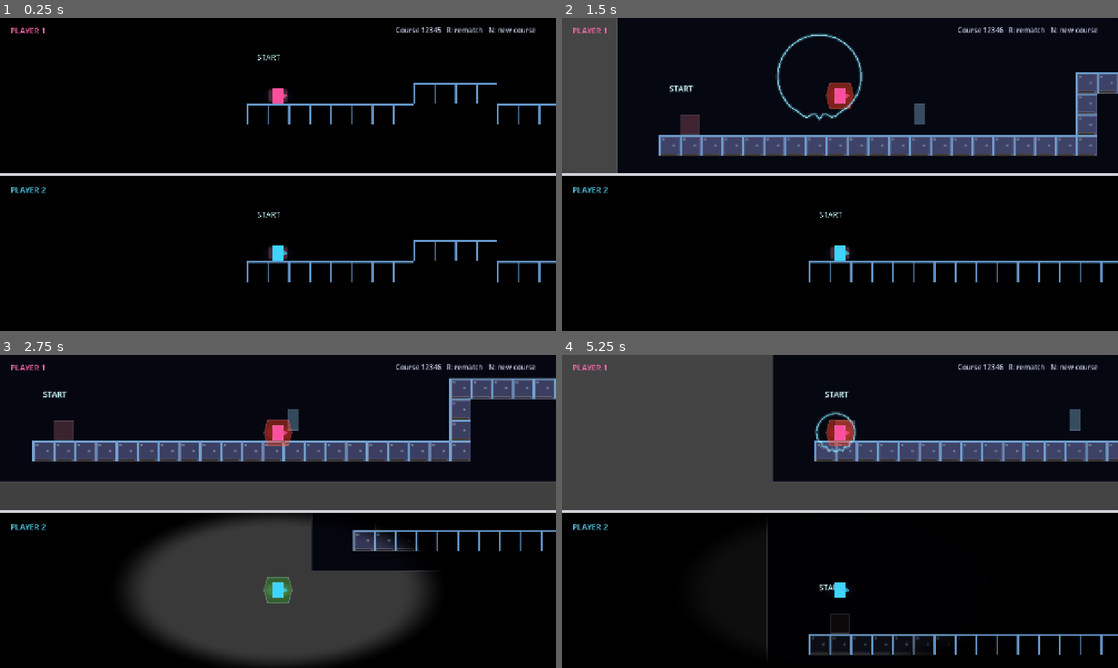
Above: before the commit, frames 1-4 (two rows, left to right).
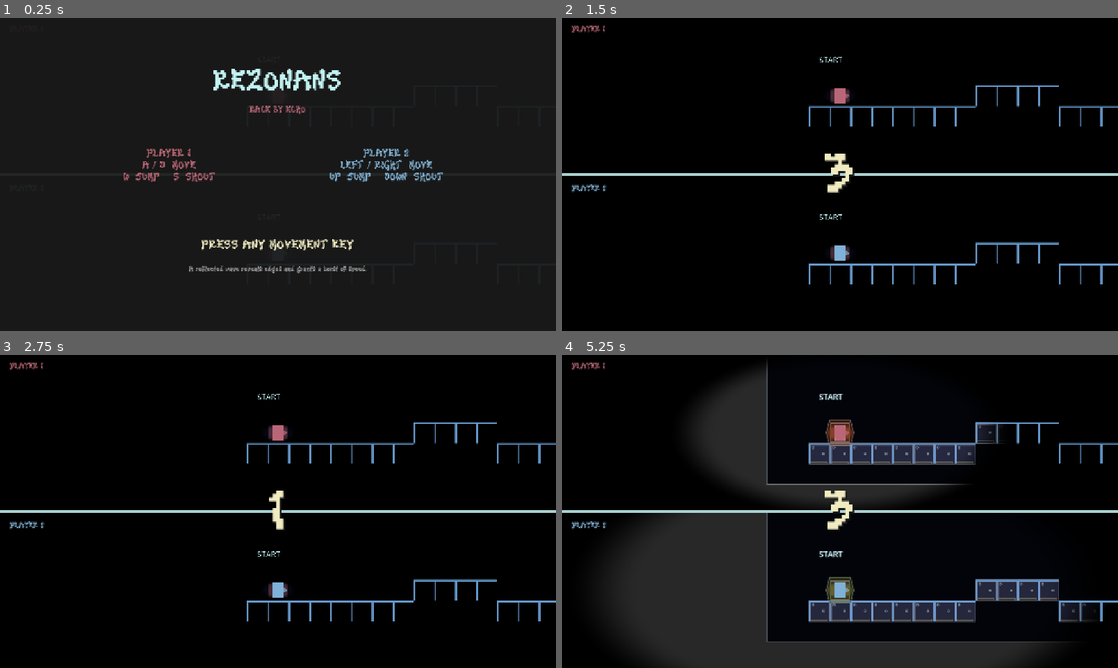
Above: after the commit, the same moments.

Repository: ketr4x/Haven
Game: Godot game, scene res://scenes/game/race.tscn
The game is run twice, just before and just after one commit, with the same random seed, the same clock (stepped at 60 frames per second) and the same inputs.
Inputs:
- Up to frame 1 (0.25 s): no input
- Up to frame 2 (1.5 s): tap Enter at 0.5 s; hold N (new_seed) 0.53-1.28 s; hold D (p1_right) from 0.53 s (still down); tap W (p1_jump) at 0.77, 1.07 s; tap S (p1_shout) at 0.8, 1.35 s
- Up to frame 3 (2.75 s): tap W (p1_jump) at 1.52, 1.82 s; tap Left (p2_left) at 1.55 s; release D (p1_right) at 2.03 s; hold A (p1_left) from 2.03 s (still down); hold Left (p2_left) from 2.03 s (still down); tap Right (p2_right) at 2.3 s
- Up to frame 4 (5.25 s): release A (p1_left) at 2.78 s; release Left (p2_left) at 2.78 s; hold D (p1_right) 2.78-4.28 s; tap Right (p2_right) at 2.85 s; tap W (p1_jump) at 3.02, 3.32, 3.77, 3.8, 4.07, 4.35, 4.52, 4.82 s; tap Down (p2_shout) at 3.05 s; hold Down (p2_shout) 3.53-4.28 s; tap Escape (pause) at 4.15 s; hold A (p1_left) 4.28-5.03 s; tap Up (p2_jump) at 4.55 s; tap R (restart) at 4.9 s; tap Enter at 5 s; hold D (p1_right) from 5.03 s (still down); hold Up (p2_jump) from 5.03 s (still down)

The runs differ from the first frame. In frame 1, 7.2% of the frame differs, in the area x 0-100%, y 2-86%; in frame 2, 16%; in frame 3, 38%; in frame 4, 52%, in the area x 0-100%, y 0-100%.

Commit message:
Add title countdown and pause flow

Diff:
--- a/scenes/game/race.tscn
+++ b/scenes/game/race.tscn
@@ -1,7 +1,8 @@
-[gd_scene load_steps=3 format=3]
+[gd_scene load_steps=4 format=3]
 
 [ext_resource type="Script" path="res://scripts/game/race.gd" id="1_race"]
 [ext_resource type="PackedScene" path="res://scenes/game/player_world.tscn" id="2_player_world"]
+[ext_resource type="FontFile" path="res://assets/fonts/kiwi_soda.ttf" id="3_font"]
 
 [node name="Race" type="Control"]
 layout_mode = 3
@@ -46,7 +47,7 @@
 right_action = &"p1_right"
 jump_action = &"p1_jump"
 shout_action = &"p1_shout"
-player_color = Color(1, 0.32, 0.62, 1)
+player_color = Color(0.74902, 0.411765, 0.47451, 1)
 
 [node name="Divider" type="ColorRect" parent="Presentation/SplitScreen"]
 layout_mode = 1
@@ -58,7 +59,7 @@
 offset_bottom = 2.0
 grow_horizontal = 2
 grow_vertical = 2
-color = Color(0.96, 0.96, 1, 0.8)
+color = Color(0.760784, 0.94902, 0.94902, 0.8)
 mouse_filter = 2
 
 [node name="BottomContainer" type="SubViewportContainer" parent="Presentation/SplitScreen"]
@@ -85,7 +86,7 @@
 right_action = &"p2_right"
 jump_action = &"p2_jump"
 shout_action = &"p2_shout"
-player_color = Color(0.25, 0.85, 1, 1)
+player_color = Color(0.509804, 0.709804, 0.85098, 1)
 
 [node name="GlobalUi" type="CanvasLayer" parent="."]
 
@@ -94,7 +95,8 @@
 offset_top = 16.0
 offset_right = 260.0
 offset_bottom = 48.0
-theme_override_colors/font_color = Color(1, 0.42, 0.68, 1)
+theme_override_colors/font_color = Color(0.74902, 0.411765, 0.47451, 1)
+theme_override_fonts/font = ExtResource("3_font")
 theme_override_font_sizes/font_size = 18
 text = "PLAYER 1"
 
@@ -103,7 +105,8 @@
 offset_top = 382.0
 offset_right = 260.0
 offset_bottom = 414.0
-theme_override_colors/font_color = Color(0.35, 0.87, 1, 1)
+theme_override_colors/font_color = Color(0.509804, 0.709804, 0.85098, 1)
+theme_override_fonts/font = ExtResource("3_font")
 theme_override_font_sizes/font_size = 18
 text = "PLAYER 2"
 
@@ -112,15 +115,210 @@
 offset_top = 16.0
 offset_right = 1234.0
 offset_bottom = 48.0
-theme_override_colors/font_color = Color(0.8, 0.83, 0.94, 1)
+theme_override_colors/font_color = Color(0.760784, 0.94902, 0.94902, 1)
+theme_override_fonts/font = ExtResource("3_font")
 theme_override_font_sizes/font_size = 16
 horizontal_alignment = 2
 
-[node name="Winner" type="Label" parent="GlobalUi"]
-offset_left = 230.0
-offset_top = 328.0
-offset_right = 1050.0
-offset_bottom = 370.0
-theme_override_colors/font_color = Color(1, 0.78, 0.3, 1)
+[node name="Countdown" type="Label" parent="GlobalUi"]
+visible = false
+offset_left = 520.0
+offset_top = 278.0
+offset_right = 760.0
+offset_bottom = 442.0
+theme_override_colors/font_color = Color(0.941176, 0.921569, 0.752941, 1)
+theme_override_colors/font_shadow_color = Color(0.101961, 0.101961, 0.101961, 1)
+theme_override_constants/shadow_offset_x = 4
+theme_override_constants/shadow_offset_y = 4
+theme_override_fonts/font = ExtResource("3_font")
+theme_override_font_sizes/font_size = 128
+text = "3"
+horizontal_alignment = 1
+vertical_alignment = 1
+
+[node name="TitlePanel" type="Control" parent="GlobalUi"]
+layout_mode = 3
+anchors_preset = 15
+anchor_right = 1.0
+anchor_bottom = 1.0
+grow_horizontal = 2
+grow_vertical = 2
+mouse_filter = 2
+
+[node name="Shade" type="ColorRect" parent="GlobalUi/TitlePanel"]
+layout_mode = 1
+anchors_preset = 15
+anchor_right = 1.0
+anchor_bottom = 1.0
+grow_horizontal = 2
+grow_vertical = 2
+color = Color(0.101961, 0.101961, 0.101961, 0.94)
+
+[node name="Title" type="Label" parent="GlobalUi/TitlePanel"]
+layout_mode = 0
+offset_left = 268.0
+offset_top = 114.0
+offset_right = 1012.0
+offset_bottom = 198.0
+theme_override_colors/font_color = Color(0.760784, 0.94902, 0.94902, 1)
+theme_override_fonts/font = ExtResource("3_font")
+theme_override_font_sizes/font_size = 64
+text = "REZONANS"
+horizontal_alignment = 1
+
+[node name="Tagline" type="Label" parent="GlobalUi/TitlePanel"]
+layout_mode = 0
+offset_left = 280.0
+offset_top = 201.0
+offset_right = 1000.0
+offset_bottom = 232.0
+theme_override_colors/font_color = Color(0.74902, 0.411765, 0.47451, 1)
+theme_override_fonts/font = ExtResource("3_font")
+theme_override_font_sizes/font_size = 20
+text = "RACE BY ECHO"
+horizontal_alignment = 1
+
+[node name="PlayerOneControls" type="Label" parent="GlobalUi/TitlePanel"]
+layout_mode = 0
+offset_left = 190.0
+offset_top = 300.0
+offset_right = 590.0
+offset_bottom = 410.0
+theme_override_colors/font_color = Color(0.74902, 0.411765, 0.47451, 1)
+theme_override_fonts/font = ExtResource("3_font")
 theme_override_font_sizes/font_size = 24
-horizontal_alignment = 1
+text = "PLAYER 1\nA / D  MOVE\nW  JUMP    S  SHOUT"
+horizontal_alignment = 1
+
+[node name="PlayerTwoControls" type="Label" parent="GlobalUi/TitlePanel"]
+layout_mode = 0
+offset_left = 690.0
+offset_top = 300.0
+offset_right = 1090.0
+offset_bottom = 410.0
+theme_override_colors/font_color = Color(0.509804, 0.709804, 0.85098, 1)
+theme_override_fonts/font = ExtResource("3_font")
+theme_override_font_sizes/font_size = 24
+text = "PLAYER 2\nLEFT / RIGHT  MOVE\nUP  JUMP    DOWN  SHOUT"
+horizontal_alignment = 1
+
+[node name="Prompt" type="Label" parent="GlobalUi/TitlePanel"]
+layout_mode = 0
+offset_left = 210.0
+offset_top = 506.0
+offset_right = 1070.0
+offset_bottom = 554.0
+theme_override_colors/font_color = Color(0.941176, 0.921569, 0.752941, 1)
+theme_override_fonts/font = ExtResource("3_font")
+theme_override_font_sizes/font_size = 30
+text = "PRESS ANY MOVEMENT KEY"
+horizontal_alignment = 1
+
+[node name="Hint" type="Label" parent="GlobalUi/TitlePanel"]
+layout_mode = 0
+offset_left = 250.0
+offset_top = 570.0
+offset_right = 1030.0
+offset_bottom = 598.0
+theme_override_colors/font_color = Color(0.635294, 0.635294, 0.635294, 1)
+theme_override_fonts/font = ExtResource("3_font")
+theme_override_font_sizes/font_size = 16
+text = "A reflected wave reveals edges and grants a burst of speed."
+horizontal_alignment = 1
+
+[node name="PausePanel" type="Control" parent="GlobalUi"]
+visible = false
+layout_mode = 3
+anchors_preset = 15
+anchor_right = 1.0
+anchor_bottom = 1.0
+grow_horizontal = 2
+grow_vertical = 2
+mouse_filter = 2
+
+[node name="Shade" type="ColorRect" parent="GlobalUi/PausePanel"]
+layout_mode = 1
+anchors_preset = 15
+anchor_right = 1.0
+anchor_bottom = 1.0
+grow_horizontal = 2
+grow_vertical = 2
+color = Color(0.101961, 0.101961, 0.101961, 0.82)
+
+[node name="Title" type="Label" parent="GlobalUi/PausePanel"]
+layout_mode = 0
+offset_left = 360.0
+offset_top = 278.0
+offset_right = 920.0
+offset_bottom = 358.0
+theme_override_colors/font_color = Color(0.941176, 0.921569, 0.752941, 1)
+theme_override_fonts/font = ExtResource("3_font")
+theme_override_font_sizes/font_size = 56
+text = "PAUSED"
+horizontal_alignment = 1
+
+[node name="Hint" type="Label" parent="GlobalUi/PausePanel"]
+layout_mode = 0
+offset_left = 360.0
+offset_top = 372.0
+offset_right = 920.0
+offset_bottom = 404.0
+theme_override_colors/font_color = Color(0.760784, 0.94902, 0.94902, 1)
+theme_override_fonts/font = ExtResource("3_font")
+theme_override_font_sizes/font_size = 20
+text = "ESC TO RESUME"
+horizontal_alignment = 1
+
+[node name="ResultPanel" type="Control" parent="GlobalUi"]
+visible = false
+layout_mode = 3
+anchors_preset = 15
+anchor_right = 1.0
+anchor_bottom = 1.0
+grow_horizontal = 2
+grow_vertical = 2
+mouse_filter = 2
+
+[node name="Shade" type="ColorRect" parent="GlobalUi/ResultPanel"]
+layout_mode = 1
+anchors_preset = 15
+anchor_right = 1.0
+anchor_bottom = 1.0
+grow_horizontal = 2
+grow_vertical = 2
+color = Color(0.101961, 0.101961, 0.101961, 0.88)
+
+[node name="Winner" type="Label" parent="GlobalUi/ResultPanel"]
+layout_mode = 0
+offset_left = 260.0
+offset_top = 208.0
+offset_right = 1020.0
+offset_bottom = 284.0
+theme_override_colors/font_color = Color(0.941176, 0.921569, 0.752941, 1)
+theme_override_fonts/font = ExtResource("3_font")
+theme_override_font_sizes/font_size = 52
+horizontal_alignment = 1
+
+[node name="Reminder" type="Label" parent="GlobalUi/ResultPanel"]
+layout_mode = 0
+offset_left = 250.0
+offset_top = 322.0
+offset_right = 1030.0
+offset_bottom = 354.0
+theme_override_colors/font_color = Color(0.760784, 0.94902, 0.94902, 1)
+theme_override_fonts/font = ExtResource("3_font")
+theme_override_font_sizes/font_size = 20
+text = "CATCH YOUR BOUNCED WAVE FOR A BOOST"
+horizontal_alignment = 1
+
+[node name="Actions" type="Label" parent="GlobalUi/ResultPanel"]
+layout_mode = 0
+offset_left = 220.0
+offset_top = 432.0
+offset_right = 1060.0
+offset_bottom = 490.0
+theme_override_colors/font_color = Color(0.74902, 0.411765, 0.47451, 1)
+theme_override_fonts/font = ExtResource("3_font")
+theme_override_font_sizes/font_size = 28
+text = "R  REMATCH        N  NEW COURSE"
+horizontal_alignment = 1
--- a/scripts/game/player_world.gd
+++ b/scripts/game/player_world.gd
@@ -41,6 +41,11 @@
 
 func generate_course(seed: int) -> void:
 	_generator.generate_course(seed)
+
+
+func set_race_active(is_active: bool) -> void:
+	_player.set_physics_process(is_active)
+	_finish_area.monitoring = is_active
 
 
 func _on_footstep_emitted(origin: Vector2, direction: Vector2, loudness: float) -> void:
--- a/scripts/game/race.gd
+++ b/scripts/game/race.gd
@@ -1,39 +1,126 @@
 extends Control
+
+enum RaceState {
+	TITLE,
+	COUNTDOWN,
+	RACING,
+	PAUSED,
+	FINISHED,
+}
+
+@export var initial_seed: int = 12_345
+@export_range(1.0, 5.0, 0.1) var countdown_duration: float = 3.0
 
 @onready var _player_one_world: PlayerWorld = $Presentation/SplitScreen/TopContainer/TopViewport/PlayerOneWorld
 @onready var _player_two_world: PlayerWorld = $Presentation/SplitScreen/BottomContainer/BottomViewport/PlayerTwoWorld
 @onready var _seed_label: Label = $GlobalUi/Seed
-@onready var _winner_label: Label = $GlobalUi/Winner
+@onready var _winner_label: Label = $GlobalUi/ResultPanel/Winner
+@onready var _title_panel: Control = $GlobalUi/TitlePanel
+@onready var _countdown_label: Label = $GlobalUi/Countdown
+@onready var _pause_panel: Control = $GlobalUi/PausePanel
+@onready var _result_panel: Control = $GlobalUi/ResultPanel
 
-var _seed: int = 12_345
-var _race_finished: bool = false
+var _seed: int = 0
+var _race_state: RaceState = RaceState.TITLE
+var _countdown_remaining: float = 0.0
 
 func _ready() -> void:
+	process_mode = Node.PROCESS_MODE_ALWAYS
 	_player_one_world.player_finished.connect(_on_player_finished)
 	_player_two_world.player_finished.connect(_on_player_finished)
+	_seed = initial_seed
 	_generate_race(_seed)
+	_set_race_state(RaceState.TITLE)
+
+
+func _process(delta: float) -> void:
+	if _race_state != RaceState.COUNTDOWN:
+		return
+
+	_countdown_remaining = maxf(0.0, _countdown_remaining - delta)
+	_countdown_label.text = str(maxi(1, ceili(_countdown_remaining)))
+	if is_zero_approx(_countdown_remaining):
+		_set_race_state(RaceState.RACING)
 
 
 func _unhandled_input(event: InputEvent) -> void:
-	if event.is_action_pressed(&"restart"):
-		_generate_race(_seed)
+	if event.is_action_pressed(&"pause"):
+		_toggle_pause()
 		get_viewport().set_input_as_handled()
-	elif event.is_action_pressed(&"new_seed"):
-		_generate_race(_seed + 1)
+		return
+
+	if _race_state in [RaceState.RACING, RaceState.PAUSED, RaceState.FINISHED]:
+		if event.is_action_pressed(&"restart"):
+			_restart_course(false)
+			get_viewport().set_input_as_handled()
+			return
+		if event.is_action_pressed(&"new_seed"):
+			_restart_course(true)
+			get_viewport().set_input_as_handled()
+			return
+
+	if _race_state == RaceState.TITLE and _is_start_input(event):
+		_start_countdown()
 		get_viewport().set_input_as_handled()
+		return
 
 
 func _generate_race(seed: int) -> void:
 	_seed = seed
-	_race_finished = false
+	_seed_label.text = ""
 	_winner_label.text = ""
-	_seed_label.text = "Course %d   R: rematch   N: new course" % _seed
 	_player_one_world.generate_course(_seed)
 	_player_two_world.generate_course(_seed)
 
 
+func _restart_course(use_new_seed: bool) -> void:
+	get_tree().paused = false
+	var next_seed := _seed + 1 if use_new_seed else _seed
+	_generate_race(next_seed)
+	_set_race_state(RaceState.TITLE)
+
+
+func _start_countdown() -> void:
+	_countdown_remaining = countdown_duration
+	_countdown_label.text = str(ceili(_countdown_remaining))
+	_set_race_state(RaceState.COUNTDOWN)
+
+
+func _toggle_pause() -> void:
+	if _race_state == RaceState.PAUSED:
+		get_tree().paused = false
+		_set_race_state(RaceState.RACING)
+	elif _race_state == RaceState.RACING:
+		get_tree().paused = true
+		_set_race_state(RaceState.PAUSED)
+
+
+func _set_race_state(next_state: RaceState) -> void:
+	_race_state = next_state
+	_title_panel.visible = next_state == RaceState.TITLE
+	_countdown_label.visible = next_state == RaceState.COUNTDOWN
+	_pause_panel.visible = next_state == RaceState.PAUSED
+	_result_panel.visible = next_state == RaceState.FINISHED
+
+	var is_racing := next_state == RaceState.RACING
+	_player_one_world.set_race_active(is_racing)
+	_player_two_world.set_race_active(is_racing)
+
+
+func _is_start_input(event: InputEvent) -> bool:
+	return event.is_action_pressed(&"p1_left") \
+		or event.is_action_pressed(&"p1_right") \
+		or event.is_action_pressed(&"p1_jump") \
+		or event.is_action_pressed(&"p1_shout") \
+		or event.is_action_pressed(&"p2_left") \
+		or event.is_action_pressed(&"p2_right") \
+		or event.is_action_pressed(&"p2_jump") \
+		or event.is_action_pressed(&"p2_shout")
+
+
 func _on_player_finished(player_number: int) -> void:
-	if _race_finished:
+	if _race_state != RaceState.RACING:
 		return
-	_race_finished = true
-	_winner_label.text = "PLAYER %d WINS!  R: REMATCH  ·  N: NEW COURSE" % player_number
+
+	_winner_label.text = "PLAYER %d WINS" % player_number
+	_set_race_state(RaceState.FINISHED)
--- a/tests/race_shell_check.gd
+++ b/tests/race_shell_check.gd
@@ -4,6 +4,7 @@
 
 func _initialize() -> void:
 	var race := RACE_SCENE.instantiate()
+	race.countdown_duration = 3.0
 	root.add_child(race)
 	await physics_frame
 
@@ -14,6 +15,8 @@
 	var finish_area := player_one_world.get_node("FinishArea") as FinishArea
 	var player_one := player_one_world.get_node("Player") as RezonansPlayer
 
+	assert((race.get_node("GlobalUi/TitlePanel") as Control).visible)
+	assert(not player_one.is_physics_processing())
 	assert(player_one_world != player_two_world)
 	assert(player_one_generator != player_two_generator)
 	assert(player_one_generator.seed_value == player_two_generator.seed_value)
@@ -28,8 +31,26 @@
 	assert(float((player_one_overlay.material as ShaderMaterial).get_shader_parameter("reveal_strength")) > 0.0)
 	assert(is_zero_approx(float((player_two_overlay.material as ShaderMaterial).get_shader_parameter("reveal_strength"))))
 
+	var start_event := InputEventAction.new()
+	start_event.action = &"p1_shout"
+	start_event.pressed = true
+	race._unhandled_input(start_event)
+	assert((race.get_node("GlobalUi/Countdown") as Label).visible)
+	race._process(3.0)
+	assert(not (race.get_node("GlobalUi/Countdown") as Label).visible)
+	assert(player_one.is_physics_processing())
+
+	race._toggle_pause()
+	assert(paused)
+	assert((race.get_node("GlobalUi/PausePanel") as Control).visible)
+	race._toggle_pause()
+	assert(not paused)
+	assert(player_one.is_physics_processing())
+
 	finish_area._on_body_entered(player_one)
-	var winner_label := race.get_node("GlobalUi/Winner") as Label
-	assert(winner_label.text.begins_with("PLAYER 1 WINS!"))
-	print("Race shell check passed.")
+	var winner_label := race.get_node("GlobalUi/ResultPanel/Winner") as Label
+	assert((race.get_node("GlobalUi/ResultPanel") as Control).visible)
+	assert(winner_label.text == "PLAYER 1 WINS")
+	assert(not player_one.is_physics_processing())
+	print("Race shell and start flow check passed.")
 	quit()
